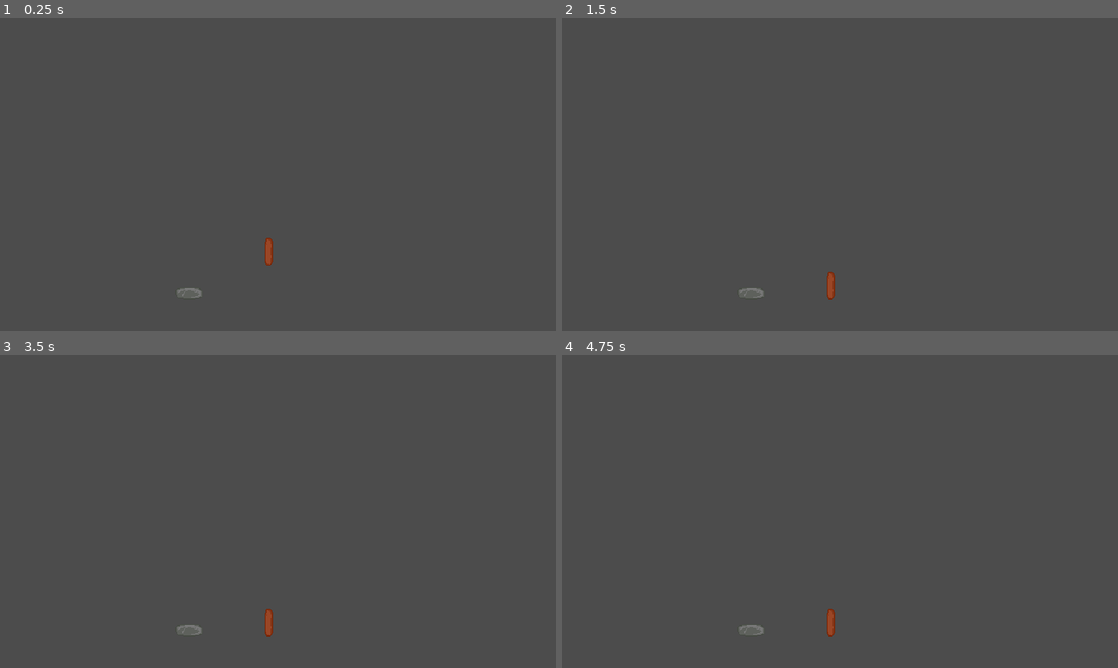
Above: before the commit, frames 1-4 (two rows, left to right).
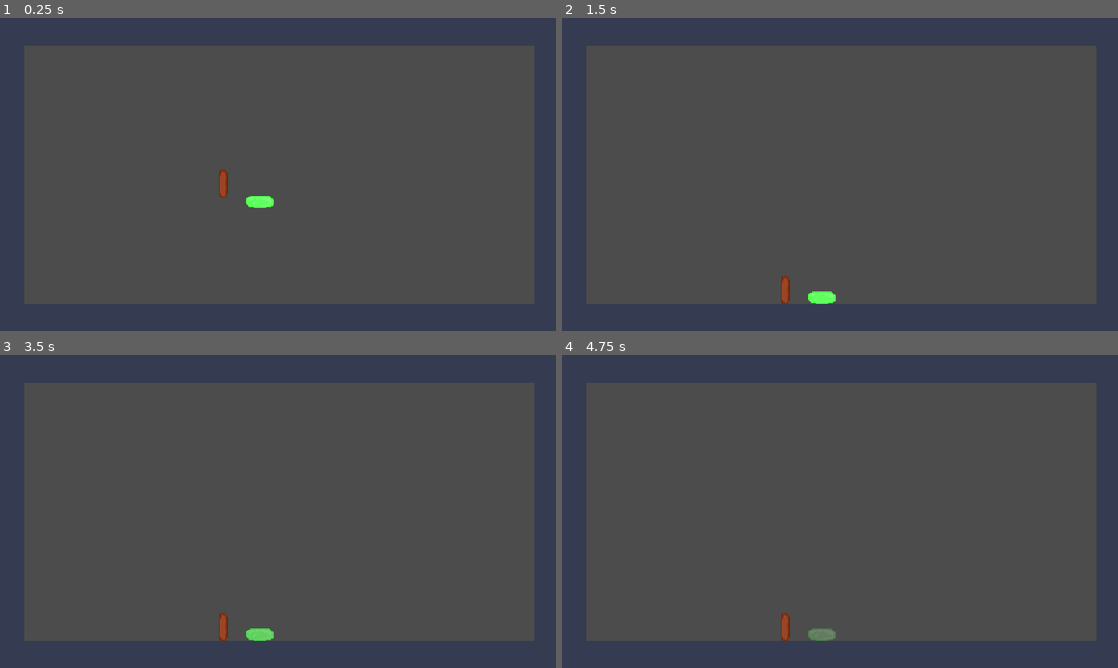
Above: after the commit, the same moments.

Repository: IAmNotIsaac/GWJ28
Game: Godot game, scene res://levels/test_world.tscn
The game is run twice, just before and just after one commit, with the same random seed, the same clock (stepped at 60 frames per second) and the same inputs. The engine's default icon, where the game draws it, is replaced by a stand-in: a white triangle on a blue panel in a dark square.
Inputs (mouse positions are in pixels of both pictures, inside the frame that each line leads up to):
- Up to frame 1 (0.25 s): no input
- Up to frame 2 (1.5 s): move the mouse to (962, 158) at 0.52 s; hold Right mouse button (fuse_item) 0.53-1.28 s; click (962, 158) at 0.8 s; tap Enter at 1.25 s; move the mouse to (728, 190) at 1.27 s; click (728, 190) at 1.35 s
- Up to frame 3 (3.5 s): tap Space (utilise) at 1.55, 2 s; move the mouse to (333, 442) at 2.02 s; hold Space (utilise) 2.03-2.78 s; tap Tab (alt_utilise, bound only after the commit) at 2.3, 2.85 s; tap Enter at 2.75 s; move the mouse to (250, 574) at 2.77 s; right-click (250, 574) at 3.05 s
- Up to frame 4 (4.75 s): tap Space (utilise) at 3.5, 4.55 s; move the mouse to (1006, 558) at 3.52 s; hold Right mouse button (fuse_item) 3.53-4.28 s; click (1006, 558) at 3.8 s; tap Enter at 4.25 s; move the mouse to (673, 464) at 4.27 s; click (673, 464) at 4.35 s

The runs differ from the first frame. In frame 1, 0.5% of the frame differs, in the area x 31-50%, y 48-90%; in frame 2, 0.4%; in frame 3, 0.4%; in frame 4, 0.4%.

Commit message:
Added properties to items and particles manager.

Diff:
--- a/levels/test_world.tscn
+++ b/levels/test_world.tscn
@@ -1,43 +1,67 @@
 [gd_scene load_steps=4 format=2]
 
+[ext_resource path="res://icon.png" type="Texture" id=1]
 [ext_resource path="res://source/item_interface/ItemInterface.tscn" type="PackedScene" id=2]
 
-[sub_resource type="RectangleShape2D" id=2]
-extents = Vector2( 50.3232, 368.795 )
-
-[sub_resource type="RectangleShape2D" id=3]
-extents = Vector2( 538.008, 46.0646 )
+[sub_resource type="RectangleShape2D" id=1]
+extents = Vector2( 360, 360 )
 
 [node name="World" type="Node2D"]
-
-[node name="Camera2D" type="Camera2D" parent="."]
-current = true
-zoom = Vector2( 0.5, 0.5 )
 
 [node name="StaticBody2D" type="StaticBody2D" parent="."]
 collision_layer = 5
 collision_mask = 5
 
 [node name="CollisionShape2D" type="CollisionShape2D" parent="StaticBody2D"]
-position = Vector2( -332.496, 2.49396 )
-shape = SubResource( 2 )
+position = Vector2( -652.217, -15.102 )
+shape = SubResource( 1 )
+__meta__ = {
+"_edit_group_": true
+}
+
+[node name="Sprite" type="Sprite" parent="StaticBody2D/CollisionShape2D"]
+scale = Vector2( 15, 15 )
+texture = ExtResource( 1 )
 
 [node name="CollisionShape2D2" type="CollisionShape2D" parent="StaticBody2D"]
-position = Vector2( 325.644, 46.8482 )
-shape = SubResource( 2 )
+position = Vector2( 5.66333, -507.804 )
+shape = SubResource( 1 )
+__meta__ = {
+"_edit_group_": true
+}
+
+[node name="Sprite" type="Sprite" parent="StaticBody2D/CollisionShape2D2"]
+scale = Vector2( 15, 15 )
+texture = ExtResource( 1 )
 
 [node name="CollisionShape2D3" type="CollisionShape2D" parent="StaticBody2D"]
-position = Vector2( -11.2169, -175.074 )
-shape = SubResource( 3 )
+position = Vector2( 655.049, 15.1021 )
+shape = SubResource( 1 )
+__meta__ = {
+"_edit_group_": true
+}
+
+[node name="Sprite" type="Sprite" parent="StaticBody2D/CollisionShape2D3"]
+scale = Vector2( 15, 15 )
+texture = ExtResource( 1 )
 
 [node name="CollisionShape2D4" type="CollisionShape2D" parent="StaticBody2D"]
-position = Vector2( -31.4659, 189.797 )
-shape = SubResource( 3 )
+position = Vector2( 13.2144, 508.748 )
+shape = SubResource( 1 )
+__meta__ = {
+"_edit_group_": true
+}
 
-[node name="ItemInterface7" parent="." instance=ExtResource( 2 )]
-position = Vector2( -102.118, 133.38 )
+[node name="Sprite" type="Sprite" parent="StaticBody2D/CollisionShape2D4"]
+scale = Vector2( 15, 15 )
+texture = ExtResource( 1 )
+
+[node name="Camera2D" type="Camera2D" parent="."]
+current = true
+zoom = Vector2( 0.5, 0.5 )
+
+[node name="ItemInterface" parent="." instance=ExtResource( 2 )]
+default_item = 1
+
+[node name="ItemInterface2" parent="." instance=ExtResource( 2 )]
 default_item = 2
-
-[node name="ItemInterface8" parent="." instance=ExtResource( 2 )]
-position = Vector2( -10.5624, 78.1633 )
-default_item = 1
--- a/project.godot
+++ b/project.godot
@@ -35,6 +35,7 @@
 IDB="*res://singletons/item_database/ItemDatabase.gd"
 Grabber="*res://singletons/grabber/Grabber.tscn"
 ExtTools="*res://singletons/ext_tools/ext_tools.gd"
+ParticlesManager="*res://singletons/particles/ParticlesManager.tscn"
 
 [display]
 
@@ -59,6 +60,11 @@
 "events": [ Object(InputEventKey,"resource_local_to_scene":false,"resource_name":"","device":0,"alt":false,"shift":false,"control":false,"meta":false,"command":false,"pressed":false,"scancode":32,"unicode":0,"echo":false,"script":null)
  ]
 }
+alt_utilise={
+"deadzone": 0.5,
+"events": [ Object(InputEventKey,"resource_local_to_scene":false,"resource_name":"","device":0,"alt":false,"shift":false,"control":false,"meta":false,"command":false,"pressed":false,"scancode":16777218,"unicode":0,"echo":false,"script":null)
+ ]
+}
 
 [rendering]
 
--- a/singletons/grabber/Grabber.gd
+++ b/singletons/grabber/Grabber.gd
@@ -16,7 +16,7 @@
 	# Grab item
 	if event.is_action_pressed("grab_item"):
 		var closest_body : ItemInterface
-		var closest_distance : int = 4926
+		var closest_distance : int = 4096
 
 		for body in get_overlapping_bodies():
 			if body is ItemInterface:
@@ -42,7 +42,7 @@
 	# Fuse item
 	if event.is_action_pressed("fuse_item") && held_item != null:
 		var closest_body : ItemInterface
-		var closest_distance : int = 4926
+		var closest_distance : int = 4096
 
 		for body in get_overlapping_bodies():
 			if body is ItemInterface:
--- a/singletons/item_database/ItemDatabase.gd
+++ b/singletons/item_database/ItemDatabase.gd
@@ -2,9 +2,9 @@
 
 
 
-enum Events { ON_UTILISE, ON_LAND, THWAP }
-enum Results { DO_SWING, DO_STOMP }
-enum Conditions { NONE, IF_BASE, IF_HELD }
+enum Events { ON_UTILISE, ON_ALT_UTILISE, ON_LAND, ON_SWING_LEFT, ON_SWING_RIGHT }
+enum Results { DO_SWING_LEFT, DO_SWING_RIGHT, DO_STOMP, DO_THWAP_LEFT, DO_THWAP_RIGHT }
+enum Conditions { NONE, IF_BASE, IF_HELD, IS_ON_LEFT_WALL, IS_ON_RIGHT_WALL }
 
 # Must be in order: { Events } : { Results } : [ Conditions ]
 #
@@ -18,7 +18,8 @@
 		"attach_point" : Vector2(0, -14),
 		"anchor_point" : Vector2(0, 14),
 		"gravity" : 6,
-		"properties" : { Events.ON_UTILISE : { Results.DO_SWING : [Conditions.IF_HELD, Conditions.IF_BASE] } }
+		"events" : { Events.ON_UTILISE : { Results.DO_SWING_LEFT : [Conditions.IF_HELD, Conditions.IF_BASE] }, Events.ON_ALT_UTILISE : { Results.DO_SWING_RIGHT : [Conditions.IF_HELD, Conditions.IF_BASE] } },
+		"properties" : {}
 	},
 
 	"stone": {
@@ -26,6 +27,7 @@
 		"attach_point" : Vector2(0, -4),
 		"anchor_point" : Vector2(0, 0),
 		"gravity" : 18,
-		"properties" : { Events.ON_LAND : { Results.DO_STOMP : [Conditions.NONE] } }
+		"events" : { Events.ON_LAND : { Results.DO_STOMP : [Conditions.NONE] }, Events.ON_SWING_LEFT : { Results.DO_THWAP_LEFT : [Conditions.IS_ON_LEFT_WALL] }, Events.ON_SWING_RIGHT : { Results.DO_THWAP_RIGHT : [Conditions.IS_ON_RIGHT_WALL] } },
+		"properties" : {}
 	}
 }
--- /dev/null
+++ b/singletons/particles/ParticlesManager.gd
@@ -0,0 +1,45 @@
+extends Node2D
+
+
+
+onready var particle_presets := {
+	"ThwapLeft" : {
+		"node" : $ThwapLeft,
+		"leeway" : 2
+	},
+	"ThwapRight" : {
+		"node" : $ThwapRight,
+		"leeway" : 2
+	}
+}
+
+
+
+func play_particles(preset : String, set_position := Vector2.ZERO) -> void:
+	if preset in particle_presets:
+		var particles = particle_presets[preset].node.duplicate()
+		particles.emitting = true
+		particles.visible = true
+		add_child(particles)
+		particles.position = set_position
+
+		if particles.one_shot:
+			var timer = Timer.new()
+			add_child(timer)
+			timer.wait_time = particles.lifetime + particle_presets[preset].leeway
+			timer.start()
+
+			yield(timer, "timeout")
+
+			timer.queue_free()
+			particles.queue_free()
+
+	else:
+		print("Preset not found.")
+
+
+
+func _ready() -> void:
+	for preset in particle_presets.values():
+		preset.emitting = false
+		preset.visible = false
--- /dev/null
+++ b/singletons/particles/ParticlesManager.tscn
@@ -0,0 +1,35 @@
+[gd_scene load_steps=3 format=2]
+
+[ext_resource path="res://singletons/particles/ParticlesManager.gd" type="Script" id=1]
+
+[sub_resource type="Gradient" id=1]
+colors = PoolColorArray( 1, 1, 1, 1, 1, 1, 1, 0 )
+
+[node name="ParticlesManager" type="Node2D"]
+z_index = 4096
+script = ExtResource( 1 )
+
+[node name="ThwapLeft" type="CPUParticles2D" parent="."]
+emitting = false
+one_shot = true
+explosiveness = 1.0
+spread = 90.0
+gravity = Vector2( 1, 0 )
+initial_velocity = 25.0
+angular_velocity = 720.0
+angular_velocity_random = 1.0
+scale_amount = 8.0
+color_ramp = SubResource( 1 )
+
+[node name="ThwapRight" type="CPUParticles2D" parent="."]
+emitting = false
+one_shot = true
+explosiveness = 1.0
+direction = Vector2( -1, 0 )
+spread = 90.0
+gravity = Vector2( -1, 0 )
+initial_velocity = 25.0
+angular_velocity = 720.0
+angular_velocity_random = 1.0
+scale_amount = 8.0
+color_ramp = SubResource( 1 )
--- a/source/item_interface/ItemInterface.gd
+++ b/source/item_interface/ItemInterface.gd
@@ -9,7 +9,7 @@
 enum CollisionMode { DEFAULT, HOLD }
 
 onready var items := {}
-onready var tween = $Tween
+onready var swing_tween = $SwingTwing
 
 var follow_mouse := false
 var last_attach_point := Vector2.ZERO
@@ -49,6 +49,9 @@
 	if is_on_wall():
 		velocity.x /= 2 * -1
 
+	if is_on_ceiling():
+		velocity.y /= 2 * -1
+
 
 
 func add_item(item : Item) -> void:
@@ -161,6 +164,8 @@
 func _input(event) -> void:
 	if event.is_action_pressed("utilise"):
 		event(IDB.Events.ON_UTILISE)
+	if event.is_action_pressed("alt_utilise"):
+		event(IDB.Events.ON_ALT_UTILISE)
 
 
 
@@ -168,14 +173,19 @@
 	for i in len(items):
 		var item = items.keys()[i]
 
-		for event_check in item.data.properties:
+		for event_check in item.data.events:
 			if event == event_check:
-				for result_check in item.data.properties.get(event_check):
+				for result_check in item.data.events.get(event_check):
 					var result = result_check
-
-					for condition in item.data.properties.get(event_check).get(result_check):
-						if condition(condition, {"index": i}):
-							result(result)
+					var condition_met := true
+
+					for condition in item.data.events.get(event_check).get(result_check):
+						if !condition(condition, { "item" : item, "index" : i}):
+							condition_met = false
+							break
+
+					if condition_met:
+						result(result, { "item" : items.values()[i] })
 
 
 
@@ -184,13 +194,32 @@
 		IDB.Conditions.NONE : return true
 		IDB.Conditions.IF_BASE : if args.index == 0: return true
 		IDB.Conditions.IF_HELD : if follow_mouse: return true
+		IDB.Conditions.IS_ON_LEFT_WALL : if is_on_wall() && velocity.x > 0: return true
+		IDB.Conditions.IS_ON_RIGHT_WALL : if is_on_wall() && velocity.x < 0: return true
 		_ : print("Unexpected condition: %s" % [condition])
 
 	return false
 
 
 
-func result(result : int) -> void:
+func result(result : int, args := {}) -> void:
 	match result:
-		IDB.Results.DO_SWING: pass
+		IDB.Results.DO_SWING_LEFT:
+			event(IDB.Events.ON_SWING_LEFT)
+			swing_tween.stop_all()
+			swing_tween.interpolate_property(self, "rotation_degrees", 210, 360, 1, Tween.TRANS_ELASTIC, Tween.EASE_OUT)
+			swing_tween.start()
+
+		IDB.Results.DO_SWING_RIGHT:
+			event(IDB.Events.ON_SWING_RIGHT)
+			swing_tween.stop_all()
+			swing_tween.interpolate_property(self, "rotation_degrees", 150, 0, 1, Tween.TRANS_ELASTIC, Tween.EASE_OUT)
+			swing_tween.start()
+
+		IDB.Results.DO_THWAP_LEFT:
+			ParticlesManager.play_particles("ThwapLeft", args.item.sprite.global_position + Vector2(-16, 0))
+
+		IDB.Results.DO_THWAP_RIGHT:
+			ParticlesManager.play_particles("ThwapRight", args.item.sprite.global_position + Vector2(16, 0))
+
 		IDB.Results.DO_STOMP: pass
--- a/source/item_interface/ItemInterface.tscn
+++ b/source/item_interface/ItemInterface.tscn
@@ -5,4 +5,4 @@
 [node name="ItemInterface" type="KinematicBody2D"]
 script = ExtResource( 2 )
 
-[node name="Tween" type="Tween" parent="."]
+[node name="SwingTwing" type="Tween" parent="."]
